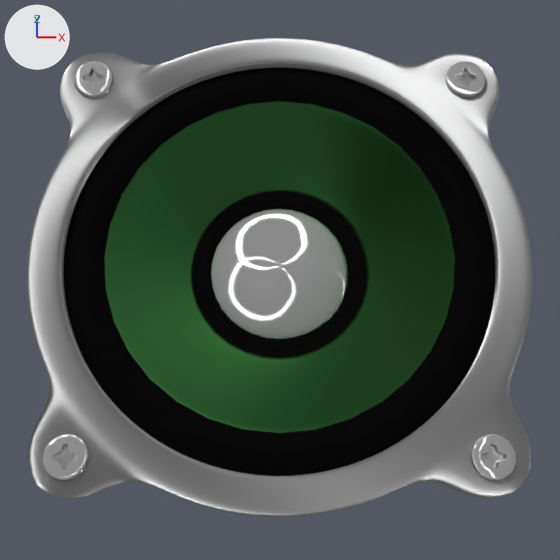
The Blender file sketch/music.blend as it was, and as the next commit left it.
One viewpoint serves both versions: the file's camera 'Camera.002'. Arrows for +X, +Y and +Z are at upper left; the lights stay in place.

The scene before the commit, as lines of its bpy script (objects in view):
```python
me_circle = bpy.data.meshes.new('Circle')
me_circle.from_pydata(...)  # 120 vertices, 107 faces; spans x -5.1..5.1, y -5.1..5.1, z -1.04..1.23
me_circle.polygons.foreach_set('use_smooth', [True] * 107)
# faces by material slot: [40, 24, 43]
me_circle.materials.append(mat_dark)  # black #0a0a0a
me_circle.materials.append(mat_cloth)
me_circle.materials.append(mat_light_chrome)
me_circle_001 = bpy.data.meshes.new('Circle.001')
me_circle_001.from_pydata(...)  # 260 vertices, 236 faces; spans x -4.76..0.0, y 0.0..4.76, z 0.68..1.04
me_circle_001.polygons.foreach_set('use_smooth', [True] * 236)
# faces by material slot: [90, 146]
me_circle_001.materials.append(mat_chrome)
me_circle_001.materials.append(mat_light_chrome)
ob_circle = bpy.data.objects.new('Circle', me_circle)
ob_circle.location = (-0.23, 0.65, 2.036)
ob_circle.rotation_euler = (0.515, 0.0, 0.0)  # degrees (30, 0, 0)
ob_circle.scale = (0.251, 0.251, 0.251)
_m = ob_circle.modifiers.new('Subsurf', 'SUBSURF')
_m.levels = 2
_m.render_levels = 4
ob_circle_001 = bpy.data.objects.new('Circle.001', me_circle_001)
ob_circle_001.parent = ob_circle
ob_circle_001.matrix_parent_inverse = Matrix(((4.073, 0.0, 0.0, 1.087), (0.0, 4.073, 0.0, -1.465), (0.0, 0.0, 4.073, -9.122), (0.0, 0.0, 0.0, 1.0)))
ob_circle_001.location = (-0.267, 0.36, 2.249)
ob_circle_001.scale = (0.27, 0.27, 0.27)
_m = ob_circle_001.modifiers.new('Mirror', 'MIRROR')
_m.use_axis = (True, True, False)
_m = ob_circle_001.modifiers.new('Subsurf', 'SUBSURF')
_m.levels = 2
_m.render_levels = 4
```
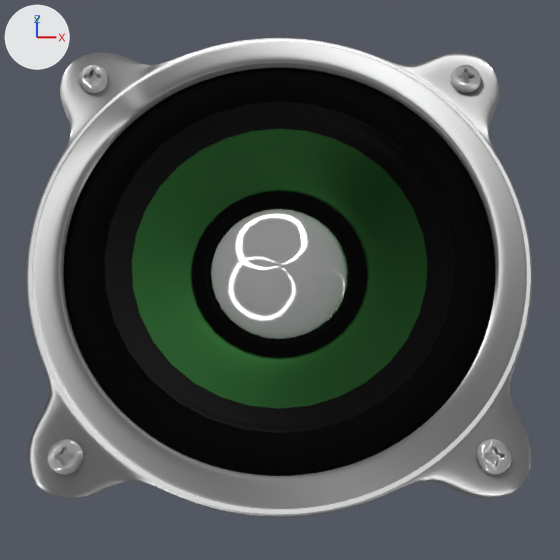
Commit message: / ‘sketch/music.blend’

Diff of the bpy script that builds the scene:
```diff
--- a/sketch/music.blend.py
+++ b/sketch/music.blend.py
@@ mat_edge_chrome @@
+mat_edge_chrome = bpy.data.materials.new('edge chrome')
+mat_edge_chrome.use_nodes = True; mat_edge_chrome.node_tree.nodes.clear()
+_N = mat_edge_chrome.node_tree.nodes; _L = mat_edge_chrome.node_tree.links
+n0 = _N.new('ShaderNodeOutputMaterial'); n0.name = 'Material Output'
+n1 = _N.new('ShaderNodeBsdfAnisotropic'); n1.name = 'Anisotropic BSDF'
+n1.distribution = 'BECKMANN'
+n1.inputs[1].default_value = 0.837  # 'Roughness'
+n1.inputs[2].default_value = 0.5  # 'Anisotropy'
+n1.inputs[3].default_value = 0.5  # 'Rotation'
+_L.new(n1.outputs[0], n0.inputs[0])  # 'BSDF' to 'Surface'
@@ mat_fringe @@
+mat_fringe = bpy.data.materials.new('fringe')
+mat_fringe.use_nodes = True; mat_fringe.node_tree.nodes.clear()
+_N = mat_fringe.node_tree.nodes; _L = mat_fringe.node_tree.links
+n0 = _N.new('ShaderNodeOutputMaterial'); n0.name = 'Material Output'
+n1 = _N.new('ShaderNodeBsdfSheen'); n1.name = 'Velvet BSDF'
+n1.distribution = 'ASHIKHMIN'
+n1.inputs[0].default_value = (0.0291, 0.0291, 0.0291, 1.0)  # 'Color', black #303030
+n1.inputs[1].default_value = 1.0  # 'Roughness'
+_L.new(n1.outputs[0], n0.inputs[0])  # 'BSDF' to 'Surface'
@@ me_circle @@
 # used by ob_circle; location = (-0.23, 0.65, 2.036); rotation_euler = (0.515, 0.0, 0.0), in degrees (30, 0, 0); scale = (0.251, 0.251, 0.251)
-me_circle.from_pydata(...)  # 120 vertices, 107 faces; spans x -5.1..5.1, y -5.1..5.1, z -1.04..1.23
+me_circle.from_pydata(...)  # 128 vertices, 115 faces; spans x -5.1..5.1, y -5.1..5.1, z -1.04..1.23
+# me_circle part 1
+# 8 faces are deleted
+# 8 vertices are added at x -3.68..3.68, y -3.66..3.7, z 0.75
+# 8 new faces join them, mat_fringe
+# 8 new faces join them, mat_cloth
+# me_circle part 2: 8 faces spanning x -3.96..3.96, y -3.96..3.96, z 0.91 switch from mat_cloth to mat_fringe
 me_circle.materials.append(mat_dark)
@@ me_circle_001 @@
 # used by ob_circle_001; parent = ob_circle; location = (-0.267, 0.36, 2.249); scale = (0.27, 0.27, 0.27)
-me_circle_001.from_pydata(...)  # 260 vertices, 236 faces; spans x -4.76..0.0, y 0.0..4.76, z 0.68..1.04
+me_circle_001.from_pydata(...)  # 278 vertices, 252 faces; spans x -4.76..0.0, y 0.0..4.76, z 0.68..1.09
+# me_circle_001 part 3
+# 16 vertices are removed from x -4.08..-3.35, y 3.36..4.09, z 1.02
+# 56 faces are deleted
+# 9 vertices in x -4.12..0.0, y 0.0..4.12, z 1.02 move by (0.0, 0.0, 0.03)
+# 3 vertices in x -3.91..-2.61, y 2.61..3.91, z 0.96 move by (-0.02, 0.02, -0.05)
+# 134 vertices move from x -4.71..0.0, y 0.0..4.71, z 0.9..1.04 to x -4.73..0.0, y 0.0..4.73, z 0.91..1.09
+# 34 vertices are added at x -4.63..0.0, y 0.0..4.63, z 0.96..1.08
+# 16 new faces join them, mat_chrome
+# 48 new faces join them, mat_light_chrome
+# 8 new faces join them, mat_edge_chrome
 me_circle_001.materials.append(mat_chrome)
 me_circle_001.materials.append(mat_light_chrome)
+me_circle_001.materials.append(mat_edge_chrome)
```

Location of each change, [x1, y1, x2, y2] in pixels of the pictures (560 x 560 px; the box of a moved part takes in the faces that stretch with it):
part 1 of me_circle, built on: before [124, 121, 435, 415]; after [112, 108, 448, 427]
part 2 of me_circle, recoloured: [104, 101, 455, 433] in both
part 3 of me_circle_001, moved or reshaped: before [27, 38, 532, 516]; after [27, 38, 532, 517]
